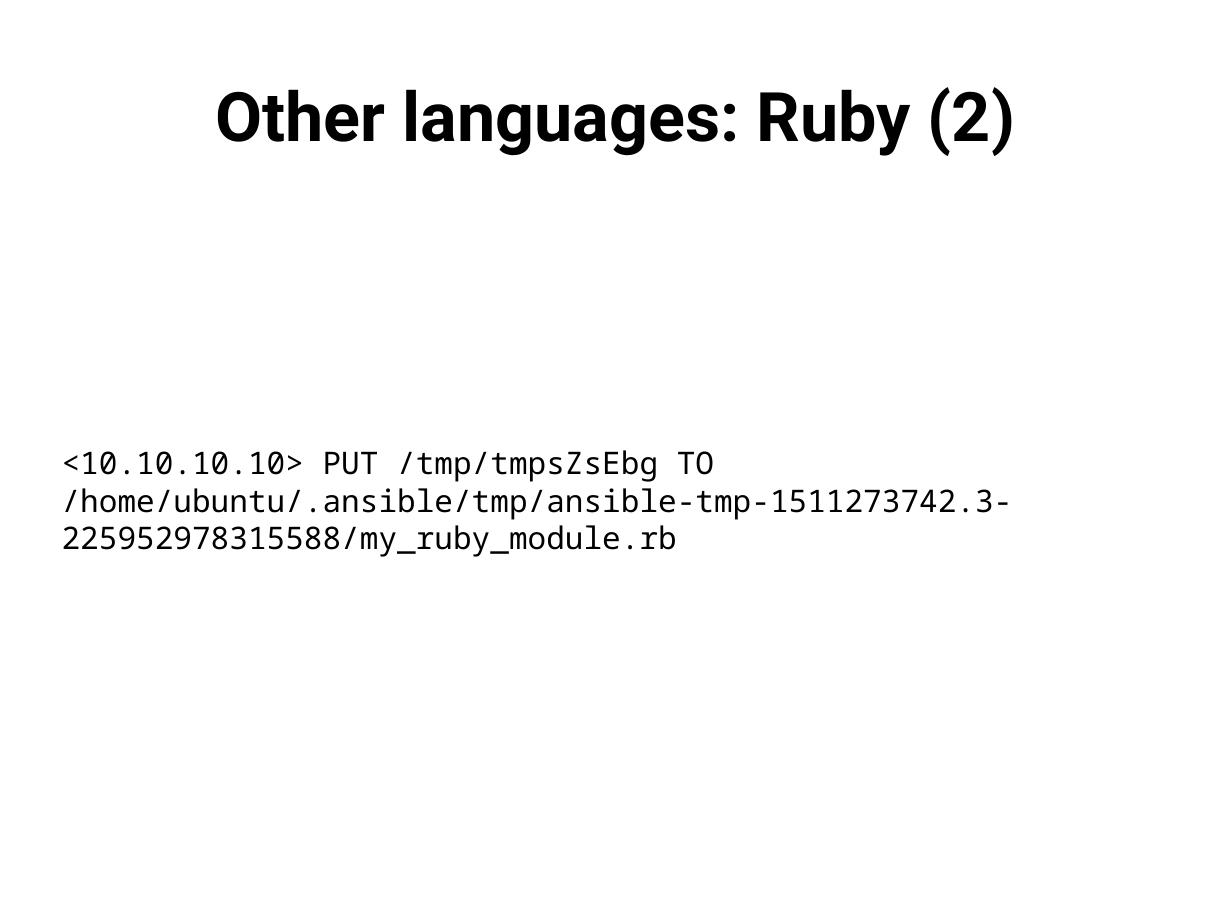
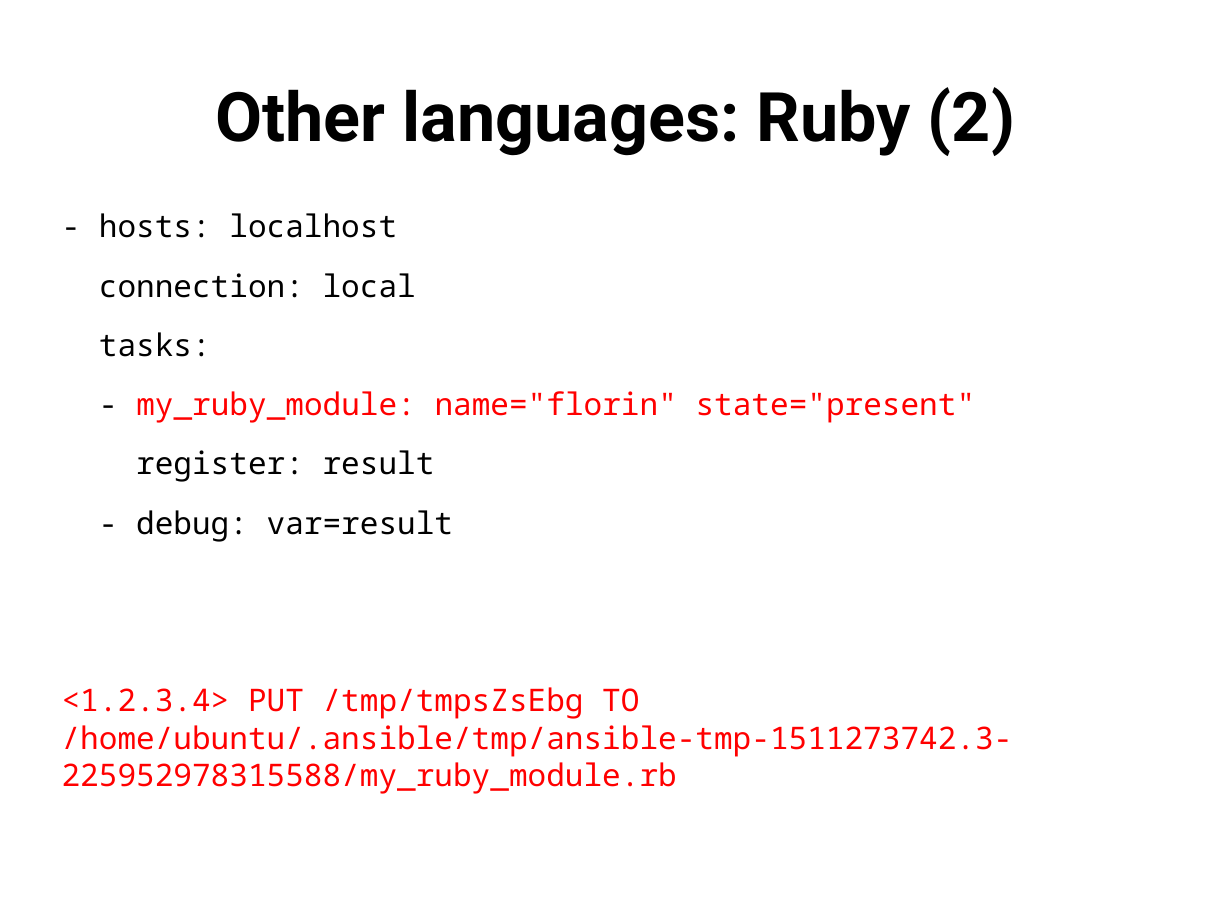
Before and after one commit to lipanski/ansible-custom-modules-demo, a slide deck: slide 18 of slides/custom-modules.odp. Drawn at 1232x924 pixels with LibreOffice and Linux fonts; fonts in the diff are those of the drawing. Boxes give left, top, right and bottom in pixels: in the first picture for what was removed or moved away, otherwise in the second. Text is boxed around its words. In the diff, an @@ line names an element or a change of style, - is before the commit and + after.

Commit message:
Add slides

```diff
--- a/slides/custom-modules.odp
+++ b/slides/custom-modules.odp
@@ text at <box>62,213,1013,794</box>: text changed; text colour #000000 to #FF0000 @@
-<10.10.10.10> PUT /tmp/tmpsZsEbg TO /home/ubuntu/.ansible/tmp/ansible-tmp-1511273742.3-225952978315588/my_ruby_module.rb
+- hosts: localhost
+connection: local
+tasks:
+- my_ruby_module: name="florin" state="present"
+register: result
+- debug: var=result
+<1.2.3.4> PUT /tmp/tmpsZsEbg TO /home/ubuntu/.ansible/tmp/ansible-tmp-1511273742.3-225952978315588/my_ruby_module.rb
```
Also in this commit, not shown: 3 other slides changed, 5 slides added, 1 other file.
